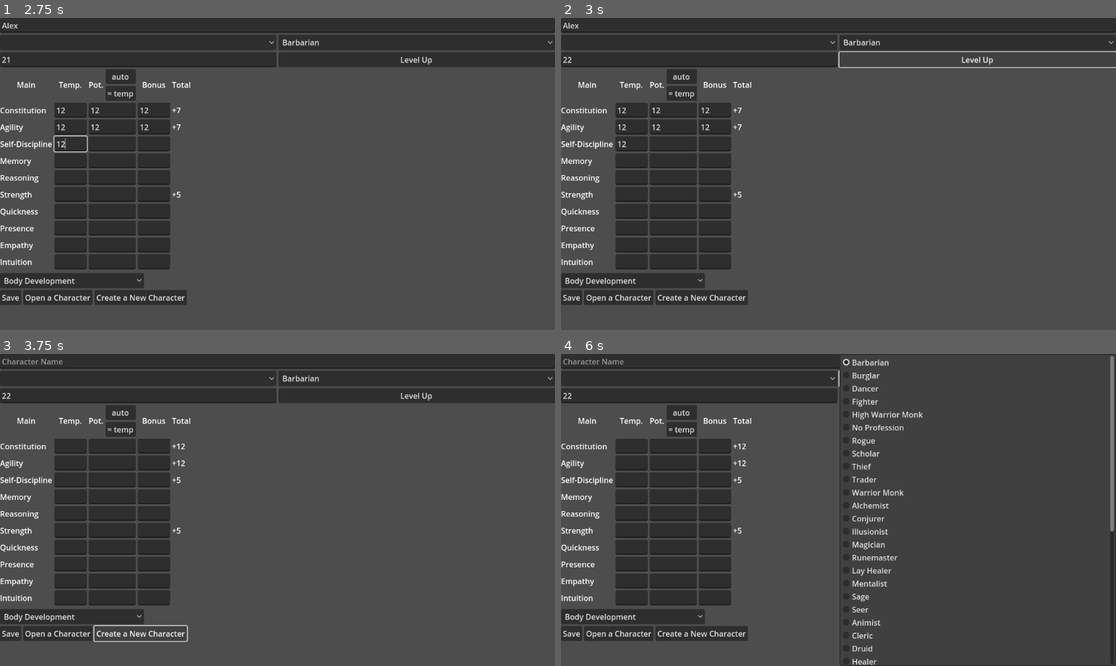
Above: before the commit, frames 1-4 (two rows, left to right).
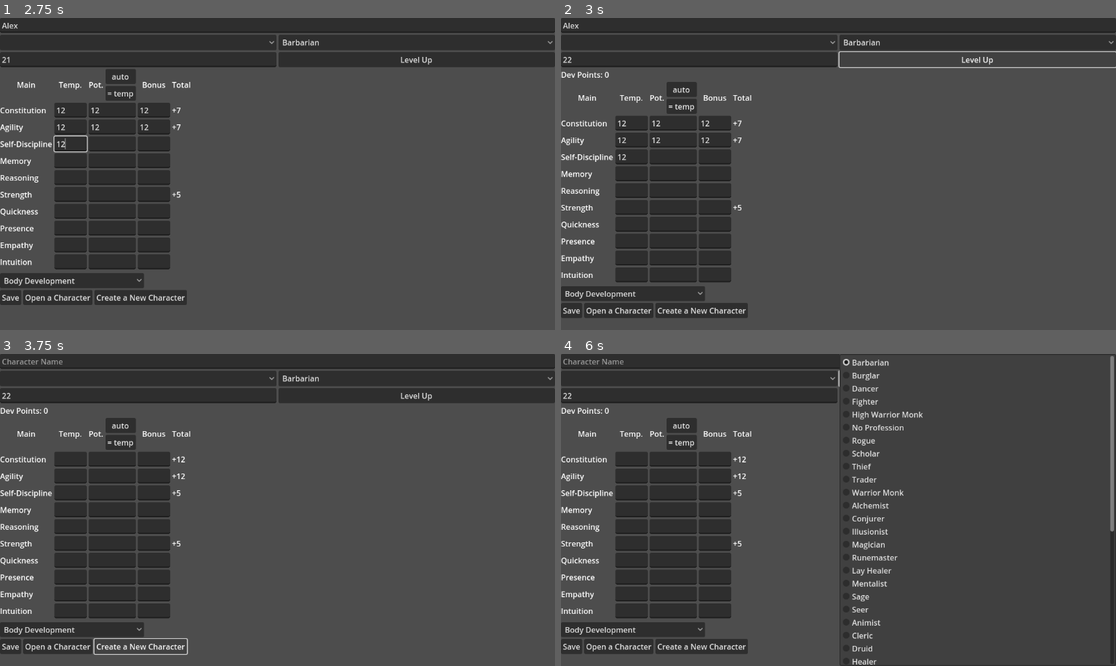
Above: after the commit, the same moments.

Repository: the-alex-g/RMCalculator
Game: Godot game, scene res://main/main.tscn
The game is run twice, just before and just after one commit, with the same random seed, the same clock (stepped at 60 frames per second) and the same inputs.
Inputs (mouse positions are in pixels of both pictures, inside the frame that each line leads up to):
- Up to frame 1 (2.75 s): click (277, 24) at 0.52 s; type "Alex" at 0.6 s; click (138, 58) at 0.75 s; type "12" at 0.83 s; click (72, 111) at 0.98 s; type "12" at 1.07 s; click (111, 111) at 1.27 s; type "12" at 1.35 s; click (155, 111) at 1.5 s; type "12" at 1.58 s; click (72, 127) at 1.73 s; type "12" at 1.82 s; click (111, 127) at 2.02 s; type "12" at 2.1 s; click (155, 127) at 2.25 s; type "12" at 2.33 s; click (72, 142) at 2.48 s; type "12" at 2.57 s
- Up to frame 2 (3 s): click "Level Up" at 2.75 s
- Up to frame 3 (3.75 s): click "Create a New Character" at 3.5 s
- Up to frame 4 (6 s): click "Create a New Character" at 4.25 s; click (699, 378) at 5 s; click "Barbarian" at 5.75 s

Frame 1 is identical in both runs. In frame 2, 7.9% of the frame differs, in the area x 0-35%, y 16-96%; in frame 3, 7.3%; in frame 4, 7.8%.
Error in both runs: Invalid access to property or key 'Self-Discipline' on a base object of type 'Dictionary'. (res://stat_field/stat_field.gd:314)

Commit message:
Allow upgrading skills based on dev points and current level

Diff:
--- a/project/main/main.gd
+++ b/project/main/main.gd
@@ -15,6 +15,7 @@
 @onready var _class_list : OptionButton = $VBoxContainer/HBoxContainer2/ClassList
 @onready var _race_list : OptionButton = $VBoxContainer/HBoxContainer2/RaceList
 @onready var _skill_container : SkillContainer = $VBoxContainer/SkillContainer
+@onready var _dev_point_label : Label = $VBoxContainer/HBoxContainer2/DevPointLabel
 
 
 func _ready() -> void:
@@ -126,4 +127,11 @@
 func _on_level_up_button_pressed() -> void:
 	level += 1
 	_stat_field.level_up()
-	print(_stat_field.get_dev_points())
+	var dev_points := _stat_field.get_dev_points()
+	_dev_point_label.text = "Dev Points: %d" % [dev_points]
+	_dev_point_label.show()
+	_skill_container.level_up(dev_points)
+
+
+func _on_skill_container_dev_points_updated(new_dev_points: int) -> void:
+	_dev_point_label.text = "Dev Points: %d" % [new_dev_points]
--- a/project/main/main.tscn
+++ b/project/main/main.tscn
@@ -43,6 +43,10 @@
 layout_mode = 2
 text = "Level Up"
 
+[node name="DevPointLabel" type="Label" parent="VBoxContainer/HBoxContainer2"]
+visible = false
+layout_mode = 2
+
 [node name="StatField" parent="VBoxContainer" instance=ExtResource("1_nyn8g")]
 layout_mode = 2
 
@@ -72,6 +76,7 @@
 [connection signal="text_changed" from="VBoxContainer/HBoxContainer2/Level" to="." method="_on_level_text_changed"]
 [connection signal="pressed" from="VBoxContainer/HBoxContainer2/LevelUpButton" to="." method="_on_level_up_button_pressed"]
 [connection signal="bonuses_changed" from="VBoxContainer/StatField" to="." method="_on_stat_field_bonuses_changed"]
+[connection signal="dev_points_updated" from="VBoxContainer/SkillContainer" to="." method="_on_skill_container_dev_points_updated"]
 [connection signal="pressed" from="VBoxContainer/HBoxContainer/SaveButton" to="." method="_on_save_button_pressed"]
 [connection signal="pressed" from="VBoxContainer/HBoxContainer/OpenButton" to="." method="_on_open_button_pressed"]
 [connection signal="pressed" from="VBoxContainer/HBoxContainer/MakeNewButton" to="." method="_on_make_new_button_pressed"]
--- a/project/skills/skill_container.gd
+++ b/project/skills/skill_container.gd
@@ -1,5 +1,8 @@
 class_name SkillContainer
 extends VBoxContainer
+
+signal dev_points_updated(new_dev_points: int)
+signal new_level_started
 
 enum {CO, AG, PR, EM, RE, IN, QU, ST, SD, ME}
 
@@ -568,6 +571,10 @@
 	Skill.new("Trickery", [PR, QU], "Subterfuge")
 ]
 var _skill_dict := {}
+var _dev_points := 0 :
+	set(value):
+		_dev_points = value
+		dev_points_updated.emit(_dev_points)
 var stats : Dictionary = {} :
 	set(value):
 		stats = value
@@ -620,6 +627,8 @@
 
 	var skill_field := preload("res://skills/skill_entry.tscn").instantiate()
 	skill_field.skill = skill
+	dev_points_updated.connect(skill_field.on_dev_points_changed)
+	new_level_started.connect(skill_field.on_new_level_started)
 	skill_field.rank_changed.connect(_on_skill_field_rank_changed.bind(skill_field))
 	_skill_container.add_child(skill_field)
 
@@ -628,7 +637,8 @@
 	return skill_field
 
 
-func _on_skill_field_rank_changed(skill_field: SkillEntry) -> void:
+func _on_skill_field_rank_changed(cost: int, skill_field: SkillEntry) -> void:
+	_dev_points -= cost
 	await get_tree().process_frame
 	_calculate_bonus(skill_field)
 
@@ -674,3 +684,8 @@
 
 func _on_option_button_item_selected(index: int) -> void:
 	_add_skill(_skill_selection_button.get_item_text(index))
+
+
+func level_up(dev_points: int) -> void:
+	_dev_points = dev_points
+	new_level_started.emit()
--- a/project/skills/skill_entry.gd
+++ b/project/skills/skill_entry.gd
@@ -1,12 +1,11 @@
 class_name SkillEntry
 extends HBoxContainer
 
-signal rank_changed
+signal rank_changed(cost: int)
 
 const MAX_RANK := 25
 
 var skill : SkillContainer.Skill
-var _spacers := 0
 var _extra_bonus := 0 :
 	set(value):
 		_total_bonus -= _extra_bonus
@@ -16,11 +15,23 @@
 	set(value):
 		_total_bonus = value
 		_bonus_label.text = "%s%d" % ["" if _total_bonus < 0 else "+", _total_bonus]
+var levels := 0
+var _dev_points := 0 :
+	set(value):
+		_dev_points = value
+		await get_tree().process_frame
+		var cost := get_cost()
+		_add_tick_button.disabled = not (cost <= _dev_points and cost > 0)
+var _upgrades_this_level := 0 :
+	set(value):
+		_upgrades_this_level = value
+		_subtract_tick_button.disabled = _upgrades_this_level == 0
 
 @onready var _add_tick_button : Button = $AddTick
 @onready var _subtract_tick_button : Button = $SubtractTick
 @onready var _tick_container : HBoxContainer = $TickBoxes
 @onready var _bonus_label : Label = $Bonus
+@onready var _cost_field : LineEdit = $Cost
 
 
 func _ready() -> void:
@@ -32,30 +43,32 @@
 
 
 func _on_add_tick_pressed() -> void:
-	_add_tick_box()
+	_add_tick_box(Color.WHITE)
 
 
 func _remove_tick_box() -> void:
 	var last_child : Control = _tick_container.get_child(_tick_container.get_child_count() - 1)
 	last_child.queue_free()
-	if last_child.modulate == Color(1, 1, 1, 0):
-		await get_tree().process_frame
-		_spacers -= 1
-		_remove_tick_box()
-	rank_changed.emit()
+	_upgrades_this_level -= 1
+	rank_changed.emit(-get_cost())
 
 
-func _add_tick_box(invisible := false) -> void:
+func _add_tick_box(color: Color) -> void:
 	var tick_mark := TextureRect.new()
 	tick_mark.texture = preload("res://skills/tick_mark.png")
-	tick_mark.stretch_mode = TextureRect.STRETCH_KEEP_CENTERED
-	if invisible:
-		tick_mark.modulate = Color(1, 1, 1, 0)
+	tick_mark.modulate = color
+	# this provides spacing
+	if get_rank() % 5 == 4:
+		tick_mark.custom_minimum_size = Vector2(32, 0)
+		tick_mark.size_flags_horizontal = Control.SIZE_SHRINK_END
+		tick_mark.size_flags_vertical = Control.SIZE_SHRINK_CENTER
+		tick_mark.stretch_mode = TextureRect.STRETCH_KEEP
+	else:
+		tick_mark.stretch_mode = TextureRect.STRETCH_KEEP_CENTERED
+
+	rank_changed.emit(get_cost())
+	_upgrades_this_level += 1
 	_tick_container.add_child(tick_mark)
-	if (_tick_container.get_child_count() - _spacers) % 5 == 0:
-		_add_tick_box(true)
-		_spacers += 1
-	rank_changed.emit()
 
 
 func calculate_bonus(level: int, class_bonuses: Dictionary, stat_bonus: int) -> void:
@@ -78,43 +91,65 @@
 	return bonus
 
 
-func set_rank(rank: int) -> void:
-	for i in rank:
-		_add_tick_box()
-
-
 func _on_delete_pressed() -> void:
 	queue_free()
 
 
 func get_rank() -> int:
-	return _tick_container.get_child_count() - _spacers
+	return _tick_container.get_child_count()
 
 
 func get_save_data() -> Dictionary:
 	return {
 		"rank":get_rank(),
-		"bonus":_extra_bonus
+		"bonus":_extra_bonus,
+		"cost":_cost_field.text
 	}
 
 
 func load_from(data: Dictionary) -> void:
-	set_rank(data["rank"])
+	for i in data["rank"]:
+		_add_tick_box(Color.BLACK)
 	_extra_bonus = data["bonus"]
+	_cost_field.text = data["cost"]
 	$OtherBonus.text = str(_extra_bonus)
 
 
-func _on_rank_changed() -> void:
+func _on_rank_changed(_cost: int) -> void:
 	await get_tree().process_frame
 	if get_rank() == MAX_RANK:
 		_add_tick_button.disabled = true
-	elif get_rank() == 0:
-		_subtract_tick_button.disabled = true
-	else:
-		_subtract_tick_button.disabled = false
-		_add_tick_button.disabled = false
 
 
 func _on_other_bonus_text_changed(new_text: String) -> void:
 	if new_text.is_valid_int():
 		_extra_bonus = int(new_text)
+
+
+func on_new_level_started() -> void:
+	_upgrades_this_level = 0
+
+
+func on_dev_points_changed(dev_points: int) -> void:
+	_dev_points = dev_points
+
+
+func get_cost() -> int:
+	var cost_string := _cost_field.text
+	# it's a twice-per-round upgrade
+	if cost_string.contains("/"):
+		var cost_array := cost_string.split("/")
+		var cost := ""
+		if _upgrades_this_level < cost_array.size():
+			cost = cost_array[_upgrades_this_level]
+		else:
+			cost = cost_array[cost_array.size() - 1]
+			if cost != "*":
+				cost = "0"
+		if cost == "*":
+			cost = cost_array[cost_array.size() - 2]
+		return int(cost)
+	# it's a once-per-level upgrade
+	elif _upgrades_this_level == 0:
+		return int(cost_string)
+	return 0
--- a/project/skills/skill_entry.tscn
+++ b/project/skills/skill_entry.tscn
@@ -15,6 +15,10 @@
 custom_minimum_size = Vector2(267, 0)
 layout_mode = 2
 text = "Manuever in Armor - Rigid Leather"
+
+[node name="Cost" type="LineEdit" parent="."]
+layout_mode = 2
+placeholder_text = "Cost"
 
 [node name="SubtractTick" type="Button" parent="."]
 custom_minimum_size = Vector2(18, 0)
Not shown, changed: project/test_character.role
